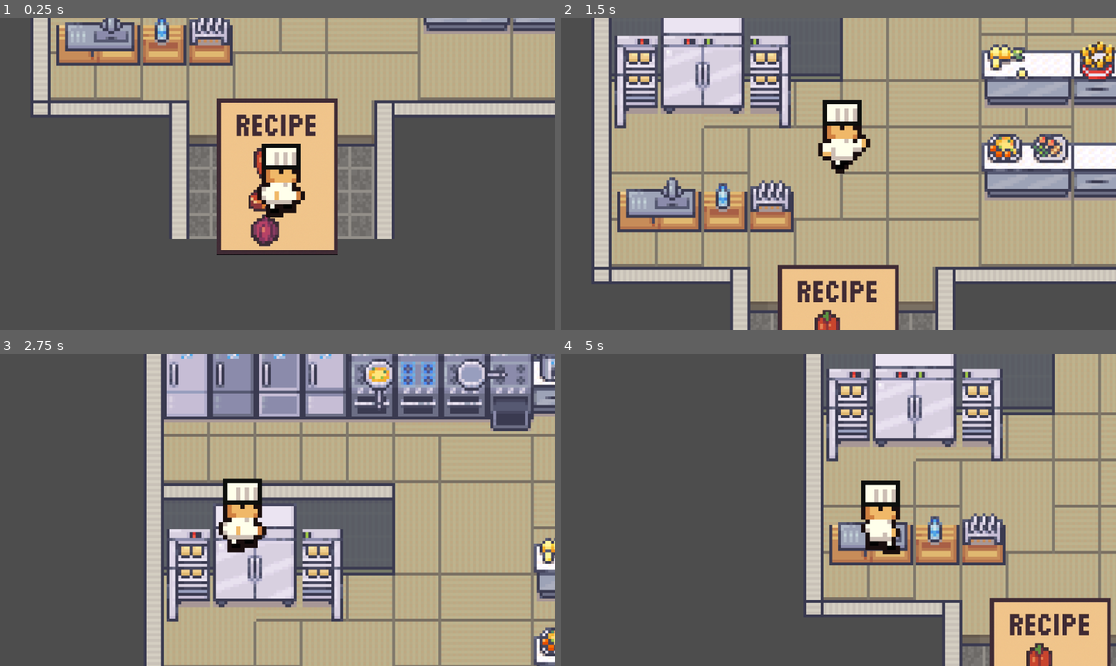
Above: before the commit, frames 1-4 (two rows, left to right).
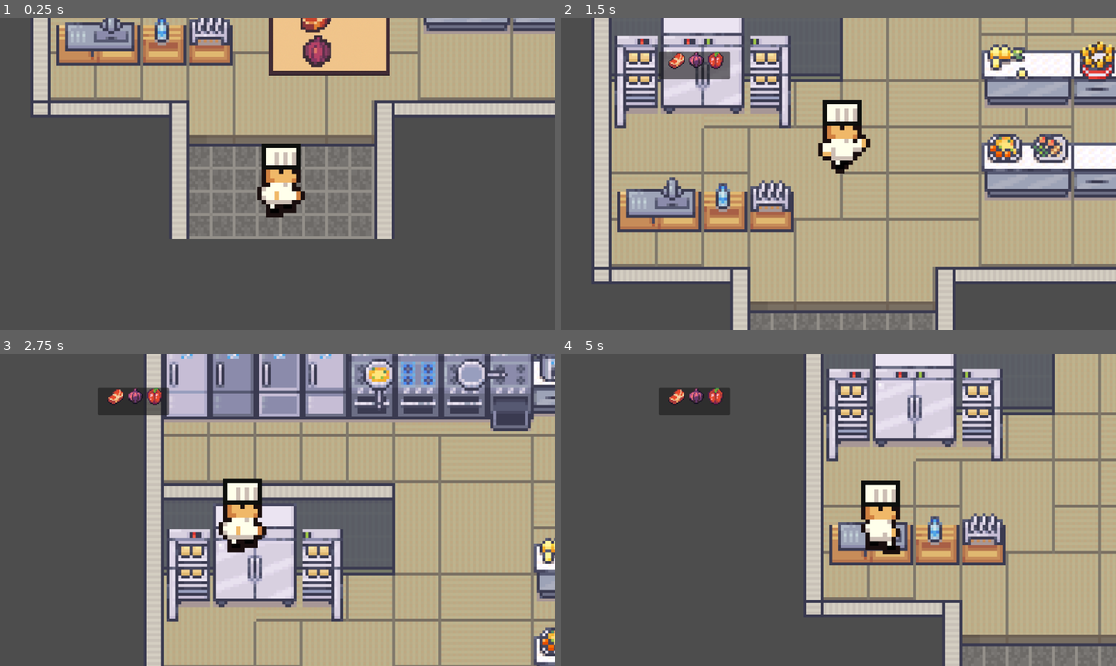
Above: after the commit, the same moments.

Repository: antoniacasariego1/finalPrototype
Game: Godot game, scene res://scripts/level_one.tscn
Same seed, same stepped clock (60 frames per second), same inputs: the game is played once before the commit and once after it. Before the commit the project starts from res://scenes/level_one.tscn.
Inputs:
- Up to frame 1 (0.25 s): no input
- Up to frame 2 (1.5 s): tap Enter at 0.5 s; hold Up (ui_up) from 0.53 s (still down)
- Up to frame 3 (2.75 s): release Up (ui_up) at 2.03 s; hold Left (ui_left) from 2.03 s (still down)
- Up to frame 4 (5 s): release Left (ui_left) at 3.53 s; hold Down (ui_down) 3.53-4.28 s; hold Right (ui_right) from 4.28 s (still down)

The runs differ from the first frame. In frame 1, 13% of the frame differs, in the area x 39-71%, y 0-76%; in frame 2, 5.6%; in frame 3, 1.1%; in frame 4, 5.8%.

Commit message:
inventory logic progress

Diff:
--- a/reciperush/project.godot
+++ b/reciperush/project.godot
@@ -11,7 +11,7 @@
 [application]
 
 config/name="reciperush"
-run/main_scene="res://scenes/level_one.tscn"
+run/main_scene="res://scripts/level_one.tscn"
 config/features=PackedStringArray("4.3", "Forward Plus")
 config/icon="res://icon.svg"
 
--- a/reciperush/scenes/chefsprite.tscn
+++ /dev/null
@@ -1,60 +0,0 @@
-[gd_scene load_steps=9 format=3 uid="uid://chgr0jfsnvhei"]
-
-[ext_resource type="Texture2D" uid="uid://c1c8i61bb81vq" path="res://sprites/Chef A1.png" id="1_8c83l"]
-
-[sub_resource type="AtlasTexture" id="AtlasTexture_lu64r"]
-atlas = ExtResource("1_8c83l")
-region = Rect2(16, 28, 16, 18)
-
-[sub_resource type="AtlasTexture" id="AtlasTexture_n7ltl"]
-atlas = ExtResource("1_8c83l")
-region = Rect2(32, 28, 16, 18)
-
-[sub_resource type="AtlasTexture" id="AtlasTexture_xsrph"]
-atlas = ExtResource("1_8c83l")
-region = Rect2(48, 28, 16, 18)
-
-[sub_resource type="AtlasTexture" id="AtlasTexture_loul7"]
-atlas = ExtResource("1_8c83l")
-region = Rect2(64, 28, 16, 18)
-
-[sub_resource type="AtlasTexture" id="AtlasTexture_k4fsq"]
-atlas = ExtResource("1_8c83l")
-region = Rect2(80, 28, 16, 18)
-
-[sub_resource type="SpriteFrames" id="SpriteFrames_ewwco"]
-animations = [{
-"frames": [{
-"duration": 1.0,
-"texture": SubResource("AtlasTexture_lu64r")
-}, {
-"duration": 1.0,
-"texture": SubResource("AtlasTexture_n7ltl")
-}, {
-"duration": 1.0,
-"texture": SubResource("AtlasTexture_xsrph")
-}, {
-"duration": 1.0,
-"texture": SubResource("AtlasTexture_loul7")
-}, {
-"duration": 1.0,
-"texture": SubResource("AtlasTexture_k4fsq")
-}],
-"loop": true,
-"name": &"default",
-"speed": 5.0
-}]
-
-[sub_resource type="CircleShape2D" id="CircleShape2D_21tkw"]
-radius = 4.0
-
-[node name="CharacterBody2D" type="CharacterBody2D"]
-
-[node name="AnimatedSprite2D" type="AnimatedSprite2D" parent="."]
-position = Vector2(113, 68)
-scale = Vector2(19.875, 19.5)
-sprite_frames = SubResource("SpriteFrames_ewwco")
-frame_progress = 0.459485
-
-[node name="CollisionShape2D" type="CollisionShape2D" parent="."]
-shape = SubResource("CircleShape2D_21tkw")
--- a/reciperush/scripts/level_one.gd
+++ b/reciperush/scenes/level_one.gd
@@ -43,3 +43,10 @@
 		# Show exit / trigger next level here
 		if $ExitZone:
 			$ExitZone.visible = true
+
+
+func _on_recipe_recipe_picked_up() -> void:
+	print("Recipe picked up!")
+	recipe_active = true
+	ingredients_needed = ["steak", "onion", "pepper"]
+	$UI/InventoryPanel.visible = true
--- a/reciperush/scenes/level_one.tscn
+++ b/reciperush/scripts/level_one.tscn
@@ -1,19 +1,23 @@
-[gd_scene load_steps=22 format=3 uid="uid://hkwgy83hmb1v"]
+[gd_scene load_steps=26 format=3 uid="uid://hkwgy83hmb1v"]
 
-[ext_resource type="PackedScene" uid="uid://bmrjwvgg33kjg" path="res://scenes/Player.tscn" id="1_puxdn"]
-[ext_resource type="Texture2D" uid="uid://nylornl44xfd" path="res://assets/moderninteriors-win/6_Home_Designs/Generic_Home_Designs/32x32/Generic_Home_1_Layer_1_32x32.png" id="2_y3hkd"]
-[ext_resource type="Texture2D" uid="uid://b4jom3y4if5im" path="res://assets/moderninteriors-win/6_Home_Designs/Generic_Home_Designs/32x32/Generic_Home_1_preview_32x32.png" id="3_b6jh5"]
-[ext_resource type="Texture2D" uid="uid://c14sc866nse6u" path="res://assets/moderninteriors-win/6_Home_Designs/Ice-Cream_Shop_Designs/32x32/Ice_Cream_Shop_Design_preview_32x32.png" id="4_frm4v"]
-[ext_resource type="Texture2D" uid="uid://bfye4my50erov" path="res://assets/moderninteriors-win/6_Home_Designs/Japanese_Interiors_Home_Designs/32x32/Japanese_Home_1_preview_32x32.png" id="4_wfxji"]
-[ext_resource type="Texture2D" uid="uid://rr3ayq4hln7y" path="res://assets/moderninteriors-win/6_Home_Designs/Japanese_Interiors_Home_Designs/32x32/Japanese_Home_1_Layer_1_32x32.png" id="5_2ln0m"]
-[ext_resource type="Texture2D" uid="uid://bdsiyhg4fh7yb" path="res://assets/moderninteriors-win/6_Home_Designs/Generic_Home_Designs/32x32/Generic_Home_1_Layer_2_32x32.png" id="5_ddlf3"]
-[ext_resource type="Texture2D" uid="uid://ccc7dh44vkiuk" path="res://assets/moderninteriors-win/6_Home_Designs/Ice-Cream_Shop_Designs/32x32/Ice_Cream_Shop_Design_layer_2_32x32.png" id="6_7nv2d"]
-[ext_resource type="Texture2D" uid="uid://6vos08pp88mj" path="res://assets/12_Kitchen_32x32.png" id="7_h363t"]
-[ext_resource type="Texture2D" uid="uid://ckld22qxv5ecw" path="res://assets/16_Grocery_store_32x32.png" id="8_421na"]
-[ext_resource type="PackedScene" uid="uid://b6776vbbwb4lo" path="res://scenes/recipe.tscn" id="10_h8u1l"]
+[ext_resource type="Script" path="res://scenes/level_one.gd" id="1_glpaq"]
+[ext_resource type="Texture2D" uid="uid://nylornl44xfd" path="res://assets/moderninteriors-win/6_Home_Designs/Generic_Home_Designs/32x32/Generic_Home_1_Layer_1_32x32.png" id="2_rmhwu"]
+[ext_resource type="Texture2D" uid="uid://b4jom3y4if5im" path="res://assets/moderninteriors-win/6_Home_Designs/Generic_Home_Designs/32x32/Generic_Home_1_preview_32x32.png" id="3_c2u6s"]
+[ext_resource type="Texture2D" uid="uid://c14sc866nse6u" path="res://assets/moderninteriors-win/6_Home_Designs/Ice-Cream_Shop_Designs/32x32/Ice_Cream_Shop_Design_preview_32x32.png" id="4_pb2k2"]
+[ext_resource type="Texture2D" uid="uid://bdsiyhg4fh7yb" path="res://assets/moderninteriors-win/6_Home_Designs/Generic_Home_Designs/32x32/Generic_Home_1_Layer_2_32x32.png" id="5_21hlp"]
+[ext_resource type="Texture2D" uid="uid://ccc7dh44vkiuk" path="res://assets/moderninteriors-win/6_Home_Designs/Ice-Cream_Shop_Designs/32x32/Ice_Cream_Shop_Design_layer_2_32x32.png" id="6_uw4w8"]
+[ext_resource type="Texture2D" uid="uid://6vos08pp88mj" path="res://assets/12_Kitchen_32x32.png" id="7_buwv7"]
+[ext_resource type="Texture2D" uid="uid://ckld22qxv5ecw" path="res://assets/16_Grocery_store_32x32.png" id="8_gs5n1"]
+[ext_resource type="Texture2D" uid="uid://bfye4my50erov" path="res://assets/moderninteriors-win/6_Home_Designs/Japanese_Interiors_Home_Designs/32x32/Japanese_Home_1_preview_32x32.png" id="9_ds0kh"]
+[ext_resource type="Texture2D" uid="uid://rr3ayq4hln7y" path="res://assets/moderninteriors-win/6_Home_Designs/Japanese_Interiors_Home_Designs/32x32/Japanese_Home_1_Layer_1_32x32.png" id="10_4x7ea"]
+[ext_resource type="PackedScene" uid="uid://b6776vbbwb4lo" path="res://scenes/recipe.tscn" id="11_g1etf"]
+[ext_resource type="PackedScene" uid="uid://bmrjwvgg33kjg" path="res://scenes/Player.tscn" id="12_p5h1a"]
+[ext_resource type="Texture2D" uid="uid://i01y1gkg31do" path="res://assets/Food Icons/Separated Icons/steak.png" id="13_ina7d"]
+[ext_resource type="Texture2D" uid="uid://dvrllpnw35tph" path="res://assets/Food Icons/Separated Icons/onion.png" id="14_d8xre"]
+[ext_resource type="Texture2D" uid="uid://bk4nanaqey4qx" path="res://assets/Food Icons/Separated Icons/pepper.png" id="15_iajou"]
 
 [sub_resource type="TileSetAtlasSource" id="TileSetAtlasSource_t7srw"]
-texture = ExtResource("2_y3hkd")
+texture = ExtResource("2_rmhwu")
 texture_region_size = Vector2i(32, 32)
 2:11/0 = 0
 2:8/0 = 0
@@ -2506,6 +2510,7 @@
 sources/17 = SubResource("TileSetAtlasSource_8tfuw")
 
 [node name="LevelOne" type="Node2D"]
+script = ExtResource("1_glpaq")
 
 [node name="TileMapkitchen" type="TileMap" parent="."]
 position = Vector2(519, 600)
@@ -2520,8 +2525,58 @@
 layer_2/z_index = -1
 layer_2/tile_data = PackedInt32Array(-1048579, 720912, 30, -1048580, 720912, 30, -1048581, 720912, 30, -1048582, 720912 …(550 unchanged characters)…
 
-[node name="recipe" parent="." instance=ExtResource("10_h8u1l")]
+[node name="recipe" parent="." instance=ExtResource("11_g1etf")]
+position = Vector2(392, 303)
+
+[node name="Player" parent="." instance=ExtResource("12_p5h1a")]
 position = Vector2(356, 427)
 
-[node name="Player" parent="." instance=ExtResource("1_puxdn")]
-position = Vector2(356, 427)
+[node name="UI" type="CanvasLayer" parent="."]
+
+[node name="InventoryPanel" type="Panel" parent="UI"]
+anchors_preset = -1
+anchor_left = 0.176
+anchor_top = 0.108
+anchor_right = 0.305
+anchor_bottom = 0.196
+offset_left = 0.247986
+offset_top = 0.0159988
+offset_right = -0.360016
+offset_bottom = -0.00800323
+
+[node name="HBoxContainer" type="HBoxContainer" parent="UI/InventoryPanel"]
+layout_mode = 1
+anchors_preset = -1
+anchor_left = -0.02
+anchor_right = 1.0
+anchor_bottom = 1.0
+offset_left = 2.12
+offset_right = 10.0
+offset_bottom = -20.0
+grow_horizontal = 2
+grow_vertical = 2
+alignment = 1
+
+[node name="SteakIcon" type="TextureRect" parent="UI/InventoryPanel/HBoxContainer"]
+custom_minimum_size = Vector2(20, 20)
+layout_mode = 2
+texture = ExtResource("13_ina7d")
+expand_mode = 3
+stretch_mode = 5
+
+[node name="OnionIcon" type="TextureRect" parent="UI/InventoryPanel/HBoxContainer"]
+custom_minimum_size = Vector2(20, 20)
+layout_mode = 2
+texture = ExtResource("14_d8xre")
+expand_mode = 3
+stretch_mode = 5
+
+[node name="PepperIcon" type="TextureRect" parent="UI/InventoryPanel/HBoxContainer"]
+custom_minimum_size = Vector2(20, 20)
+layout_mode = 2
+texture = ExtResource("15_iajou")
+expand_mode = 3
+stretch_mode = 5
+
+[connection signal="body_entered" from="recipe" to="recipe" method="_on_body_entered"]
+[connection signal="recipe_picked_up" from="recipe" to="." method="_on_recipe_recipe_picked_up"]
--- a/reciperush/scripts/recipe.gd
+++ b/reciperush/scripts/recipe.gd
@@ -2,6 +2,8 @@
 signal recipe_picked_up
 
 func _on_body_entered(body: Node):
+	print("something touched me:", body.name)
 	if body.name == "Player":
+		print("✅ Player touched recipe!")
 		recipe_picked_up.emit()
 		queue_free()
Not shown: 5 places in reciperush/scripts/level_one.tscn that only renumber resources
